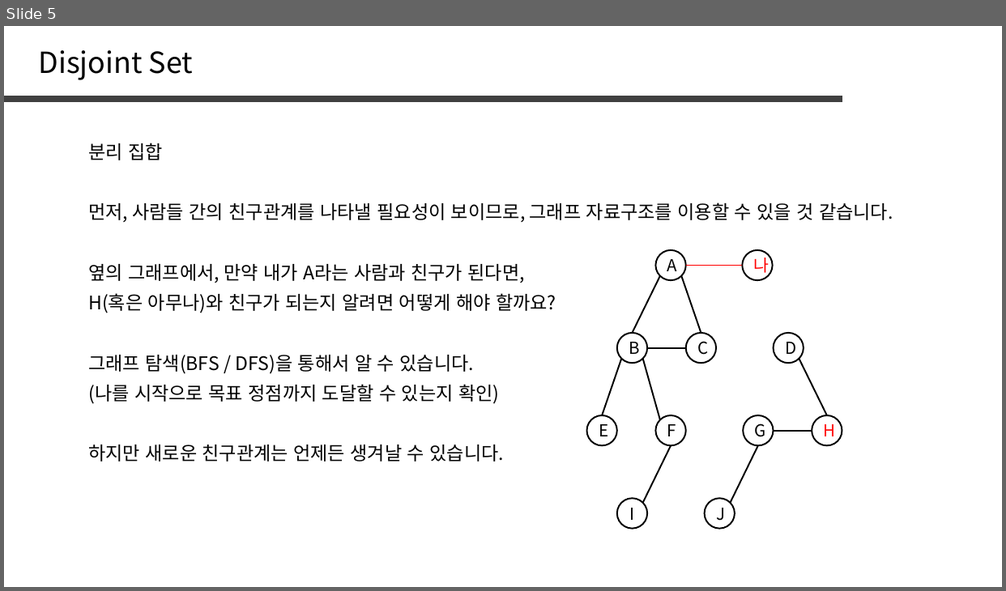
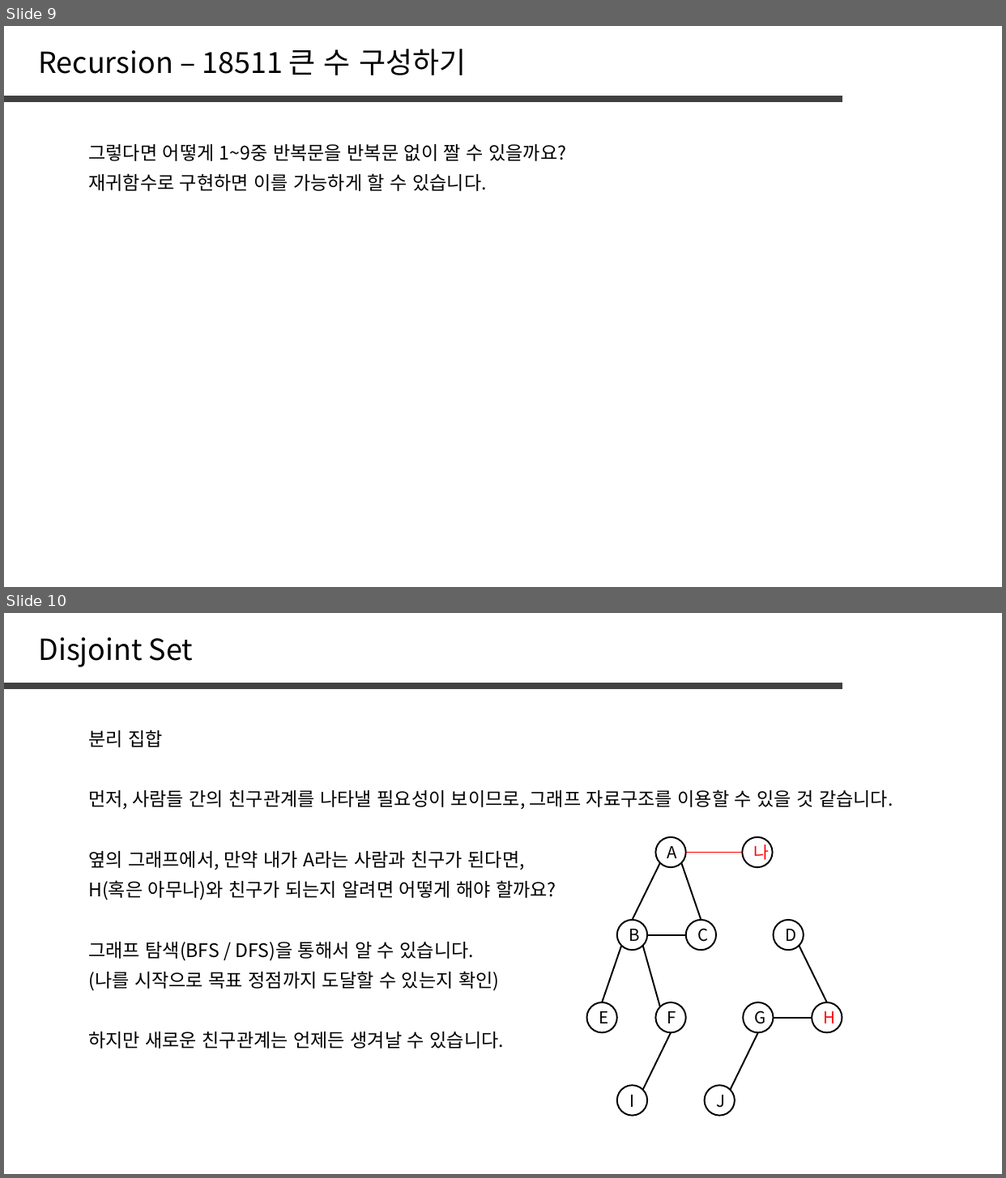
Before and after one commit to jaehoo1/PS-study, a slide deck: study/11_Recursion, Backtracking.pptx. Shown one above the other, each under a label of ours: slide 5 before the commit, slides 9 and 10 after it. The pictures are 1006x591 and 1006x1178 pixels, drawn with LibreOffice and Linux fonts; fonts in the diff are those of the drawing. Boxes give left, top, right and bottom in pixels: in the first picture for what was removed or moved away, otherwise in the second. Text is boxed around its words. In the diff, an @@ line names an element or a change of style, - is before the commit and + after.

```diff
--- a/study/11_Recursion, Backtracking.pptx
+++ b/study/11_Recursion, Backtracking.pptx
@@ slide 9 added at (4, 26, 1002, 587), background #FFFFFF @@
@@ text added at (39, 49, 466, 75), 28 pt, text #000000 @@
+Recursion – 18511 큰 수 구성하기
@@ line added from (4, 99) to (842, 99), #404040 6 pt @@
@@ text added at (88, 144, 566, 161), 18 pt, text #000000 @@
+그렇다면 어떻게 1~9중 반복문을 반복문 없이 짤 수 있을까요?
@@ text added at (88, 173, 486, 191), 18 pt, text #000000 @@
+재귀함수로 구현하면 이를 가능하게 할 수 있습니다.
@@ what was slide 5 is now slide 10 @@
```
Also in this commit, not shown: 1 slide changed, 5 other slides added, 1 slide removed.
